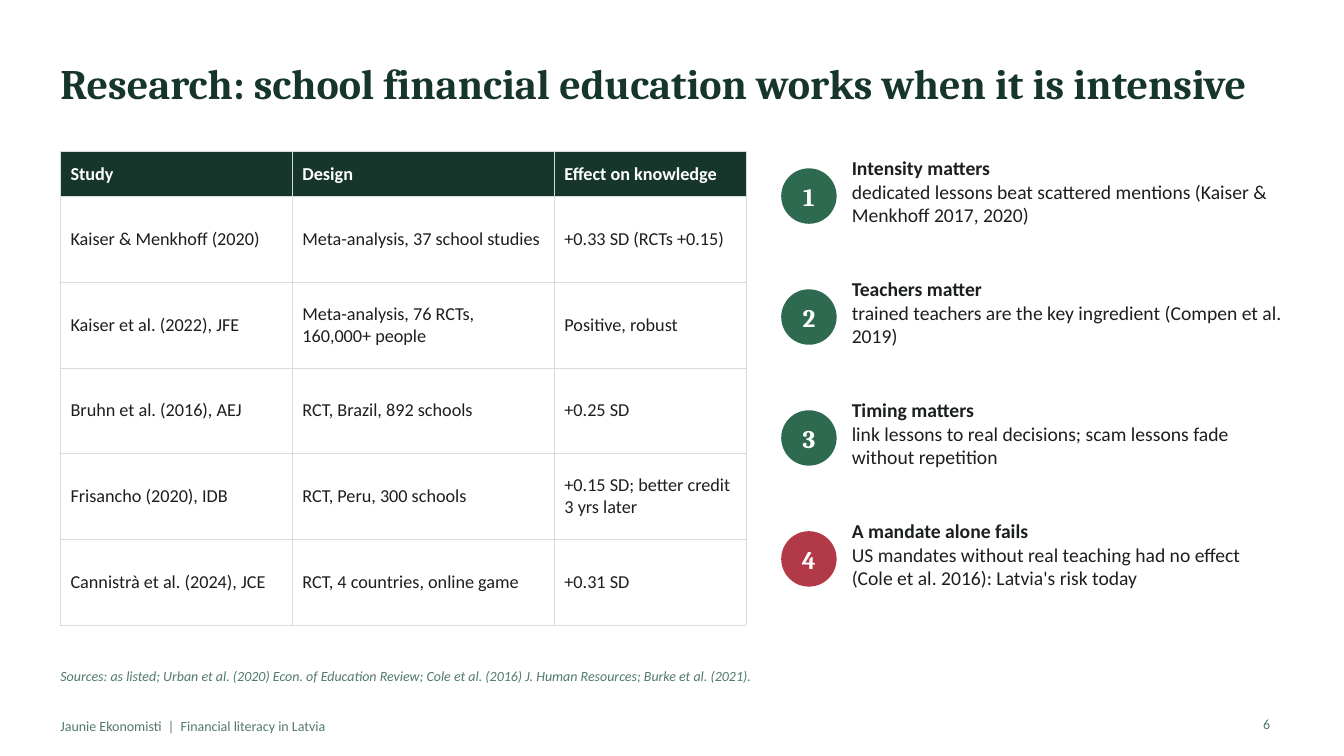
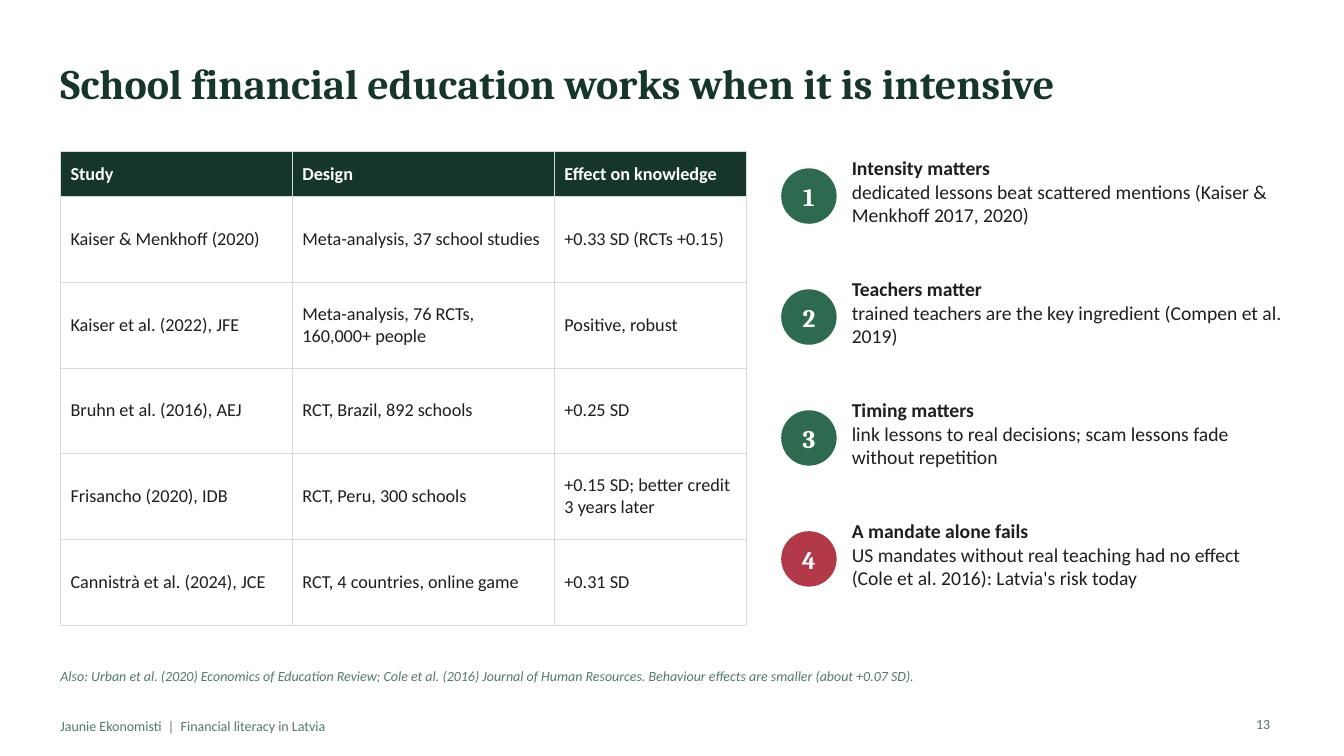
Before and after one commit to ArtisLV890/Elective-Impact-Making-for-the-Competitiveness-and-Data-Driven-Decisions-2026-2027, a slide deck: slide 13 of financial-literacy/presentation/Financial literacy in Latvia - presentation.pptx (slide 6 before the commit). Drawn at 1344x756 pixels with LibreOffice and Linux fonts; fonts in the diff are those of the drawing. Boxes give left, top, right and bottom in pixels: in the first picture for what was removed or moved away, otherwise in the second. Text is boxed around its words. In the diff, an @@ line names an element or a change of style, - is before the commit and + after.

```diff
--- a/financial-literacy/presentation/Financial literacy in Latvia - presentation.pptx
+++ b/financial-literacy/presentation/Financial literacy in Latvia - presentation.pptx
@@ title at bbox=[60, 69, 1055, 100]: text changed @@
-Research: school financial education works when it is intensive
+School financial education works when it is intensive
@@ table at bbox=[60, 151, 746, 595] @@
-row 5, column 3: +0.15 SD; better credit 3 yrs later
+row 5, column 3: +0.15 SD; better credit 3 years later
@@ text at bbox=[60, 671, 914, 683]: text changed @@
-Sources: as listed; Urban et al. (2020) Econ. of Education Review; Cole et al. (2016) J. Human Resources; Burke et al. (2021).
+Also: Urban et al. (2020) Economics of Education Review; Cole et al. (2016) Journal of Human Resources. Behaviour effects are smaller (about +0.07 SD).
@@ page number at bbox=[1256, 720, 1270, 729]: text changed @@
-6
+13
```
Also in this commit, not shown: 17 other slides changed, 15 slides added, 3 slides removed, 3 other files.
